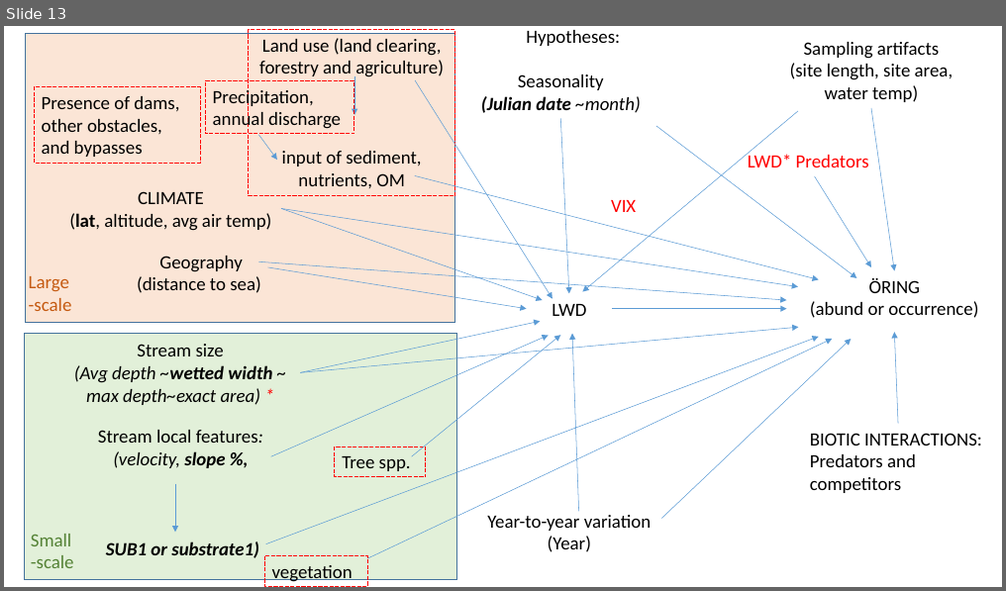
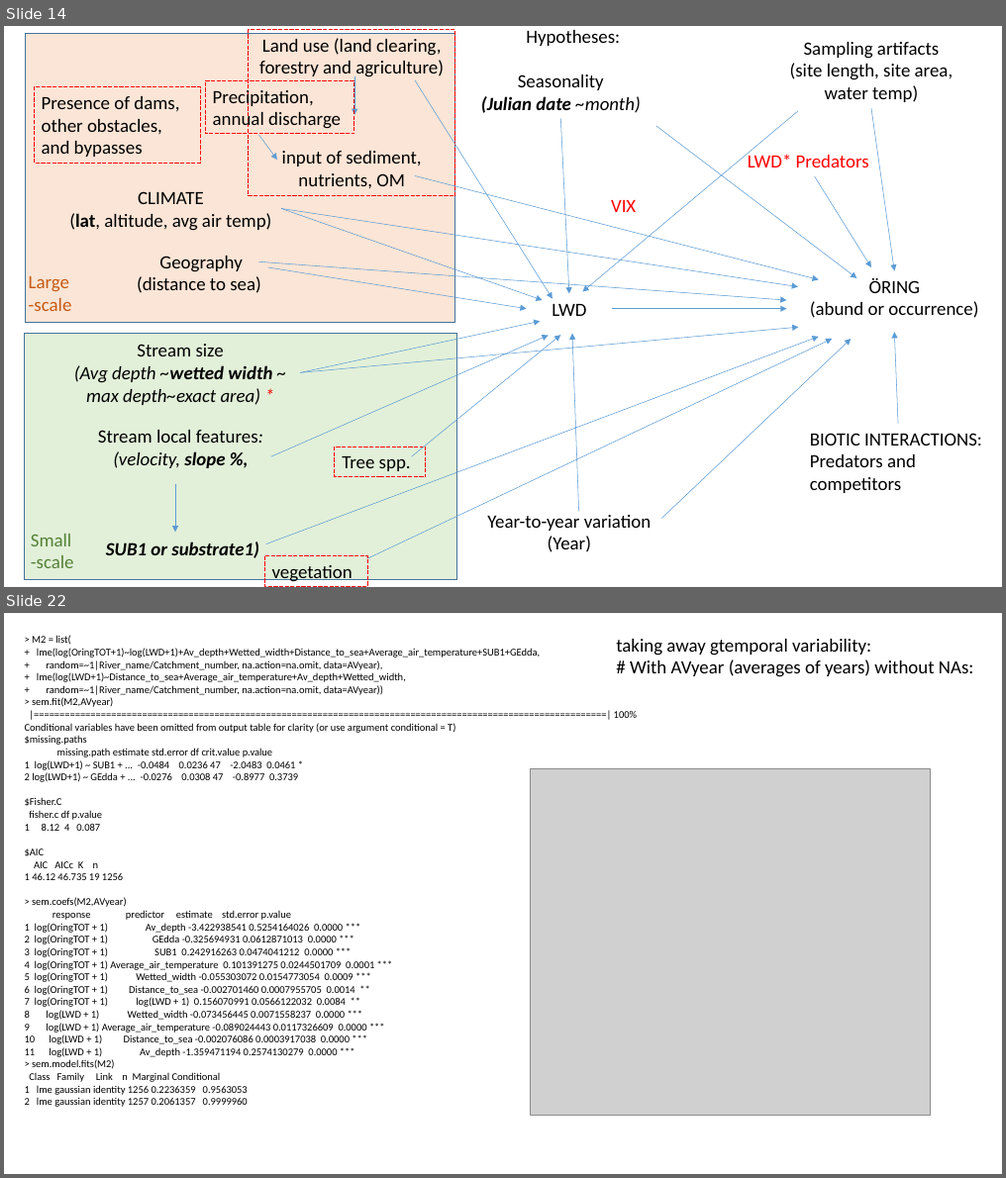
Before and after one commit to SerenaDonadi/Dod-ved, a slide deck: Electrofish data/LWD_analyses.pptx. Shown one above the other, each under a label of ours: slide 13 before the commit, slides 14 and 22 after it; the slides between them are not shown. The pictures are 1006x591 and 1006x1178 pixels, drawn with LibreOffice and Linux fonts; fonts in the diff are those of the drawing; grey boxes stand for pictures. Boxes give left, top, right and bottom in pixels: in the first picture for what was removed or moved away, otherwise in the second. Text is boxed around its words. In the diff, an @@ line names an element or a change of style, - is before the commit and + after.

```diff
--- a/Electrofish data/LWD_analyses.pptx
+++ b/Electrofish data/LWD_analyses.pptx
@@ slide 22 added at bbox=[4, 613, 1002, 1174], background #FFFFFF @@
@@ text added at bbox=[25, 635, 637, 1107], 10 pt, text #000000 @@
+> M2 = list(
++ lme(log(OringTOT+1)~log(LWD+1)+Av_depth+Wetted_width+Distance_to_sea+Average_air_temperature+SUB1+GEdda,
++ random=~1|River_name/Catchment_number, na.action=na.omit, data=AVyear),
++ lme(log(LWD+1)~Distance_to_sea+Average_air_temperature+Av_depth+Wetted_width,
++ random=~1|River_name/Catchment_number, na.action=na.omit, data=AVyear))
+> sem.fit(M2,AVyear)
+|===============================================================================================================| 100%
+Conditional variables have been omitted from output table for clarity (or use argument conditional = T)
+$missing.paths
+missing.path estimate std.error df crit.value p.value
+1 log(LWD+1) ~ SUB1 + ... -0.0484 0.0236 47 -2.0483 0.0461 *
+2 log(LWD+1) ~ GEdda + ... -0.0276 0.0308 47 -0.8977 0.3739
+$Fisher.C
+fisher.c df p.value
+1 8.12 4 0.087
+$AIC
+AIC AICc K n
+1 46.12 46.735 19 1256
+> sem.coefs(M2,AVyear)
+response predictor estimate std.error p.value
+1 log(OringTOT + 1) Av_depth -3.422938541 0.5254164026 0.0000 ***
+2 log(OringTOT + 1) GEdda -0.325694931 0.0612871013 0.0000 ***
+3 log(OringTOT + 1) SUB1 0.242916263 0.0474041212 0.0000 ***
+4 log(OringTOT + 1) Average_air_temperature 0.101391275 0.0244501709 0.0001 ***
+5 log(OringTOT + 1) Wetted_width -0.055303072 0.0154773054 0.0009 ***
+6 log(OringTOT + 1) Distance_to_sea -0.002701460 0.0007955705 0.0014 **
+7 log(OringTOT + 1) log(LWD + 1) 0.156070991 0.0566122032 0.0084 **
+8 log(LWD + 1) Wetted_width -0.073456445 0.0071558237 0.0000 ***
+9 log(LWD + 1) Average_air_temperature -0.089024443 0.0117326609 0.0000 ***
+10 log(LWD + 1) Distance_to_sea -0.002076086 0.0003917038 0.0000 ***
+11 log(LWD + 1) Av_depth -1.359471194 0.2574130279 0.0000 ***
+> sem.model.fits(M2)
+Class Family Link n Marginal Conditional
+1 lme gaussian identity 1256 0.2236359 0.9563053
+2 lme gaussian identity 1257 0.2061357 0.9999960
@@ text added at bbox=[616, 639, 974, 677], 18 pt, text #000000 @@
+taking away gtemporal variability:
+# With AVyear (averages of years) without NAs:
@@ picture added at bbox=[531, 768, 930, 1115] @@
@@ what was slide 13 is now slide 14 @@
```
Also in this commit, not shown: 6 slides changed, 6 other slides added, 1 slide removed, 1 other file.
